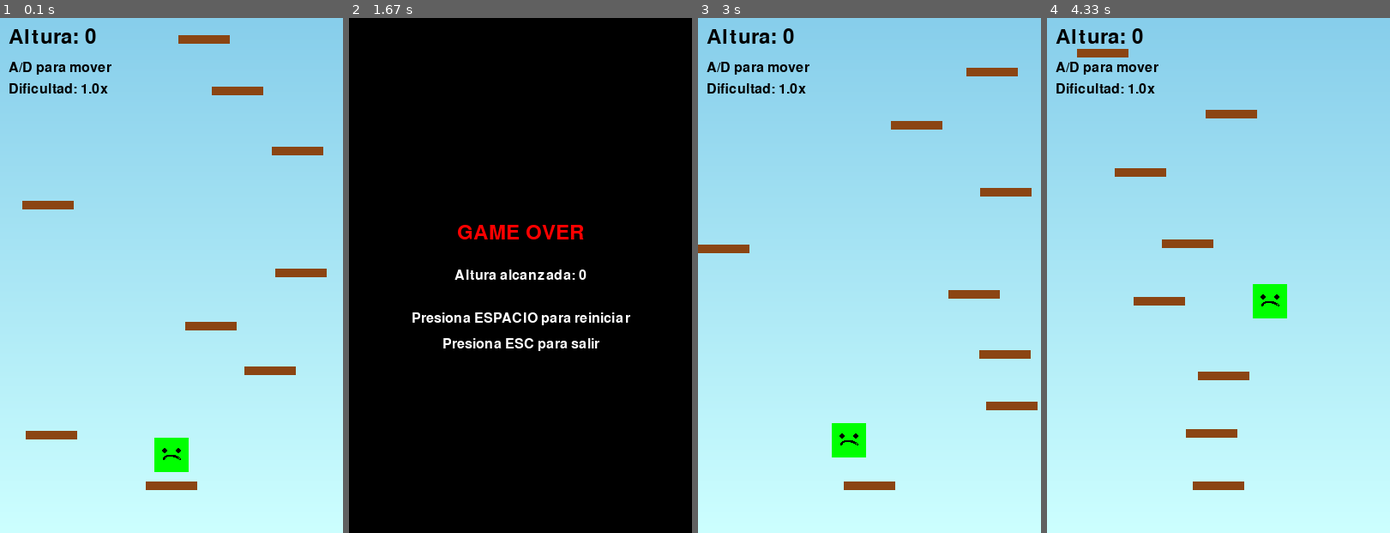
Above: before the commit, frames 1-4 (left to right).
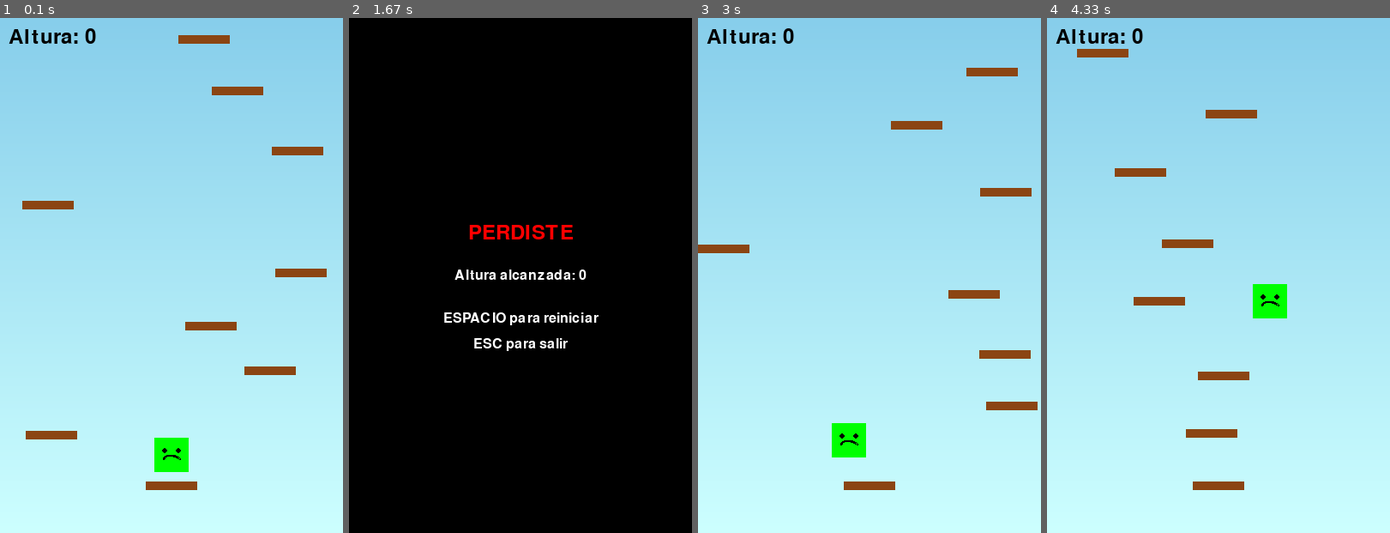
Above: after the commit, the same moments.

Repository: alexx0699/pyGameJump
Game: pygame game, started from game.py
Two runs of this game, one before a commit and one after it. Both use one fixed random seed, a clock stepped at 60 frames per second and the inputs below.
Inputs:
- Up to frame 1 (0.1 s): no input
- Up to frame 2 (1.67 s): hold D 0.33-0.8 s; hold D 0.83-1.3 s
- Up to frame 3 (3 s): tap Space at 1.9 s; hold A 2.23-2.63 s; hold D from 2.67 s (still down)
- Up to frame 4 (4.33 s): release D at 3.3 s; tap Space at 3.83 s; hold D from 4.17 s (still down)

The runs differ from the first frame. In frame 1, 0.6% of the frame differs, in the area x 2-33%, y 8-15%; in frame 2, 2.0%, in the area x 18-82%, y 40-65%; in frame 3, 0.6%; in frame 4, 0.6%.

Commit message:
cambios en interfaz

Diff:
--- a/game.py
+++ b/game.py
@@ -259,25 +259,13 @@
         )
         self.pantalla.blit(texto_puntuacion, (10, 10))
 
-        # Mostrar controles
-        texto_controles = self.fuente_pequena.render(
-            "A/D para mover", True, NEGRO
-        )
-        self.pantalla.blit(texto_controles, (10, 50))
-
-        # Mostrar dificultad
-        texto_dificultad = self.fuente_pequena.render(
-            f"Dificultad: {self.dificultad:.1f}x", True, NEGRO
-        )
-        self.pantalla.blit(texto_dificultad, (10, 75))
-
         pygame.display.flip()
 
     def game_over(self):
         # Pantalla de Game Over
         self.pantalla.fill(NEGRO)
 
-        texto_go = self.fuente.render("GAME OVER", True, ROJO)
+        texto_go = self.fuente.render("PERDISTE", True, ROJO)
         rect_go = texto_go.get_rect(center=(ANCHO // 2, ALTO // 2 - 50))
         self.pantalla.blit(texto_go, rect_go)
 
@@ -290,7 +278,7 @@
         self.pantalla.blit(texto_puntuacion, rect_puntuacion)
 
         texto_reiniciar = self.fuente_pequena.render(
-            "Presiona ESPACIO para reiniciar", True, BLANCO
+            "ESPACIO para reiniciar", True, BLANCO
         )
         rect_reiniciar = texto_reiniciar.get_rect(
             center=(ANCHO // 2, ALTO // 2 + 50)
@@ -298,7 +286,7 @@
         self.pantalla.blit(texto_reiniciar, rect_reiniciar)
 
         texto_salir = self.fuente_pequena.render(
-            "Presiona ESC para salir", True, BLANCO
+            "ESC para salir", True, BLANCO
         )
         rect_salir = texto_salir.get_rect(
             center=(ANCHO // 2, ALTO // 2 + 80)
